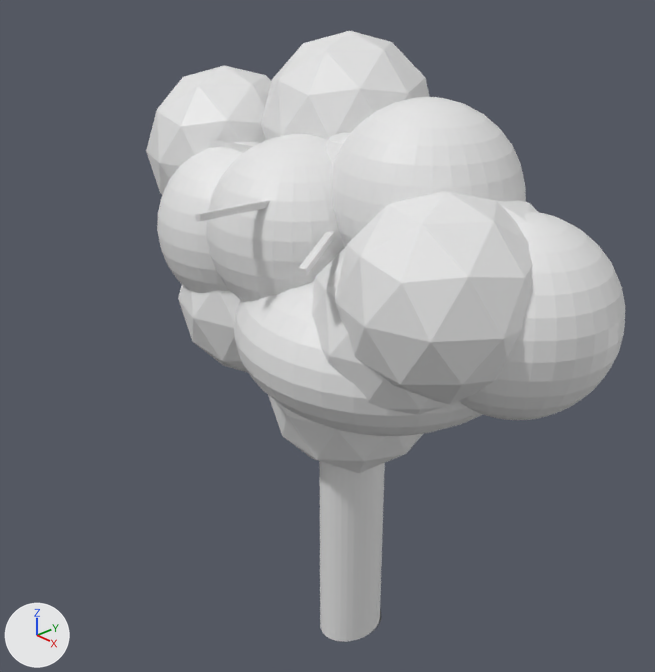
Renders of the Blender file mytree2.blend from each side of a commit.
Before and after are seen from a 50 mm camera at (6.62, -6.45, 4.97) aimed at (-0.44, -0.01, 0.48). The axes (+X, +Y, +Z) are drawn at lower left. The lights are the same throughout.

The scene before the commit, as lines of its bpy script (objects in view):
```python
ob_cylinder = bpy.data.objects.new('Cylinder', me_cylinder_002)
ob_cylinder.location = (0.0, 0.0, 0.0)
ob_cylinder.scale = (0.346, 0.431, 2.62)
ob_icosphere = bpy.data.objects.new('Icosphere', me_icosphere)
ob_icosphere.location = (1.59, -0.43, 1.72)
ob_icosphere_001 = bpy.data.objects.new('Icosphere.001', me_icosphere_001)
ob_icosphere_001.location = (1.08, -0.37, 1.24)
ob_icosphere_002 = bpy.data.objects.new('Icosphere.002', me_icosphere_002)
ob_icosphere_002.location = (-0.9, 0.75, 2.77)
ob_icosphere_003 = bpy.data.objects.new('Icosphere.003', me_icosphere_003)
ob_icosphere_003.location = (-2.43, 0.16, 2.29)
ob_sphere = bpy.data.objects.new('Sphere', me_sphere)
ob_sphere.location = (1.95, 0.26, 1.44)
ob_sphere_001 = bpy.data.objects.new('Sphere.001', me_sphere_001)
ob_sphere_001.location = (-0.49, -0.37, 1.85)
ob_sphere_002 = bpy.data.objects.new('Sphere.002', me_sphere_002)
ob_sphere_002.location = (0.7, 0.29, 2.31)
ob_sphere_003 = bpy.data.objects.new('Sphere.003', me_sphere_003)
ob_sphere_003.location = (0.39, 0.07, 0.86)
ob_sphere_003.scale = (-1.65, 1.61, 0.967)
# also in view: 'Sphere.004' at (-1.64, -0.26, 1.58); 'Icosphere.004' at (-1.48, -0.15, 0.71)
```
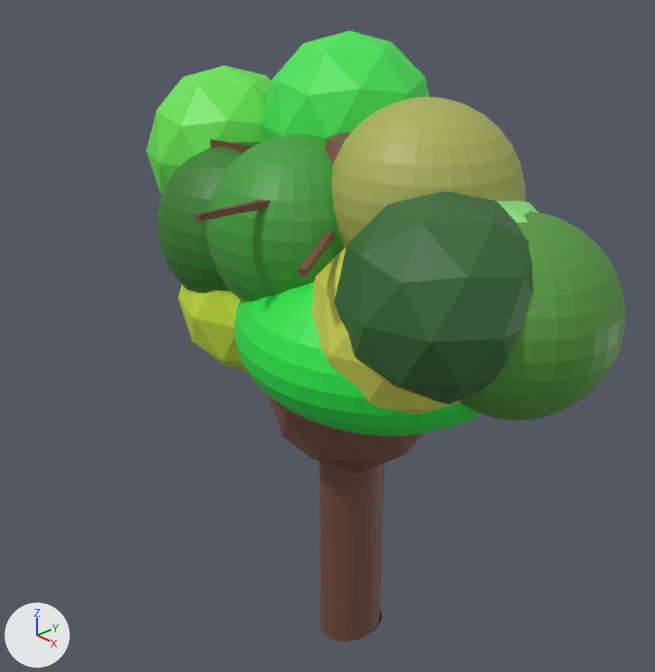
Pixel boxes [x1, y1, x2, y2] of what changed, in the pictures (655 x 672 px):
'Icosphere', recoloured (white to green): [334, 191, 533, 405] in both
'Sphere', recoloured (grey to green): [459, 211, 625, 420] in both
'Sphere.002', recoloured (white to yellow): [331, 97, 526, 247] in both
'Cylinder', recoloured (grey to brown): [195, 133, 423, 642] in both
'Sphere.001', recoloured (white to green): [206, 134, 345, 302] in both
'Sphere.003', recoloured (white to green): [234, 282, 482, 436] in both
'Icosphere.002', recoloured (white to green): [261, 31, 430, 140] in both
'Icosphere.003', recoloured (white to green): [146, 65, 271, 195] in both
'Sphere.004', recoloured (white to green): [157, 142, 259, 293] in both
'Icosphere.001', recoloured (grey to yellow): [312, 247, 461, 415] in both
'Icosphere.004', recoloured (grey to green): [178, 285, 248, 372] in both
'Icosphere.006', recoloured (white to green): [495, 200, 539, 223] in both

Diff of the bpy script that builds the scene:
```diff
--- a/mytree2.blend.py
+++ b/mytree2.blend.py
@@ me_cylinder_002 @@
 me_cylinder_002.from_pydata(...)  # 1132 vertices, 1132 faces, 6 loose edges; spans x -9.02..4.2, y -5.03..3.51, z -1.33..1.09
+me_cylinder_002.materials.append(mat_material_001)  # brown #784f42
@@ me_sphere @@
 me_sphere.from_pydata(...)  # 482 vertices, 512 faces; spans x -1.0..1.0, y -1.0..1.0, z -1.0..1.0
+me_sphere.materials.append(mat_material_002)  # green #559a3b
@@ me_icosphere @@
 me_icosphere.from_pydata(...)  # 42 vertices, 80 faces; spans x -0.95..0.95, y -1.0..1.0, z -1.0..1.0
+me_icosphere.materials.append(mat_material_003)  # dark green #376c37
@@ me_icosphere_001 @@
 me_icosphere_001.from_pydata(...)  # 42 vertices, 80 faces; spans x -0.95..0.95, y -1.0..1.0, z -1.0..1.0
+me_icosphere_001.materials.append(mat_material_012)  # yellow #d0d556
@@ me_sphere_001 @@
 me_sphere_001.from_pydata(...)  # 482 vertices, 512 faces; spans x -1.0..1.0, y -1.0..1.0, z -1.0..1.0
+me_sphere_001.materials.append(mat_material_010)  # green #419f39
@@ me_sphere_002 @@
 me_sphere_002.from_pydata(...)  # 482 vertices, 512 faces; spans x -1.0..1.0, y -1.0..1.0, z -1.0..1.0
+me_sphere_002.materials.append(mat_material_004)  # yellow #adb25b
@@ me_sphere_003 @@
 me_sphere_003.from_pydata(...)  # 482 vertices, 512 faces; spans x -1.0..1.0, y -1.0..1.0, z -1.0..1.0
+me_sphere_003.materials.append(mat_material_006)  # green #28e74a
@@ me_icosphere_002 @@
 me_icosphere_002.from_pydata(...)  # 42 vertices, 80 faces; spans x -0.95..0.95, y -1.0..1.0, z -1.0..1.0
+me_icosphere_002.materials.append(mat_material_007)  # green #44e755
@@ me_icosphere_003 @@
 me_icosphere_003.from_pydata(...)  # 42 vertices, 80 faces; spans x -0.95..0.95, y -1.0..1.0, z -1.0..1.0
+me_icosphere_003.materials.append(mat_material_008)  # green #6ae753
@@ me_sphere_004 @@
 me_sphere_004.from_pydata(...)  # 482 vertices, 512 faces; spans x -1.0..1.0, y -1.0..1.0, z -1.0..1.0
+me_sphere_004.materials.append(mat_material_009)  # green #357f2a
@@ me_icosphere_004 @@
 me_icosphere_004.from_pydata(...)  # 42 vertices, 80 faces; spans x -0.95..0.95, y -1.0..1.0, z -1.0..1.0
+me_icosphere_004.materials.append(mat_material_011)  # green #cee73c
@@ me_icosphere_006 @@
 me_icosphere_006.from_pydata(...)  # 42 vertices, 80 faces; spans x -0.95..0.95, y -1.0..1.0, z -1.0..1.0
+me_icosphere_006.materials.append(mat_material_013)  # green #8de783
```
